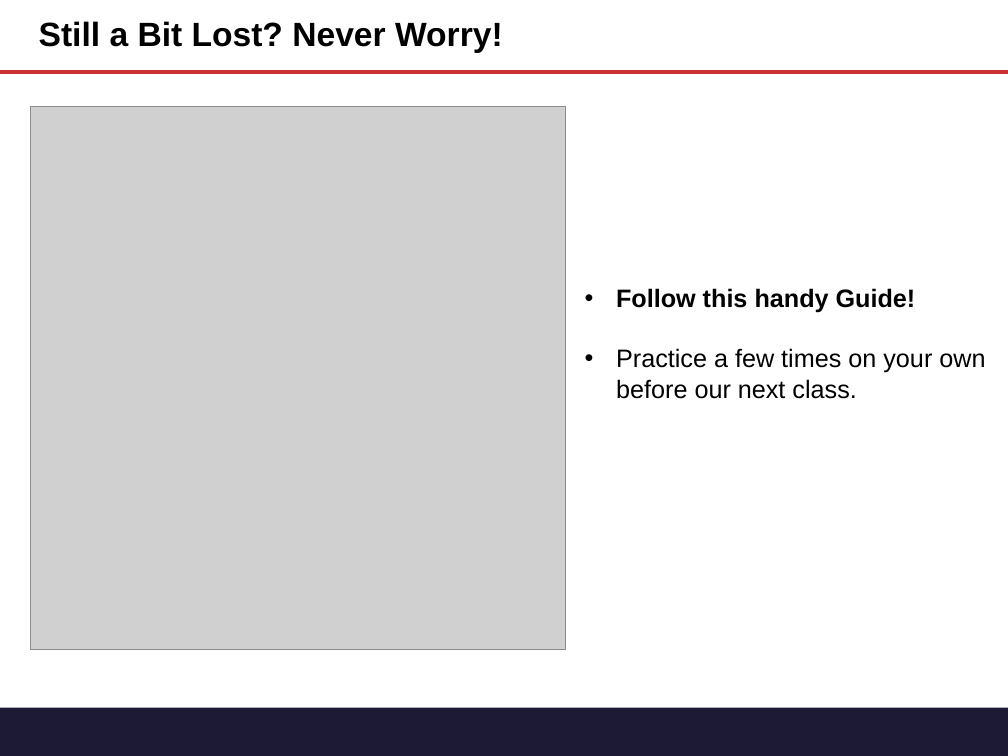
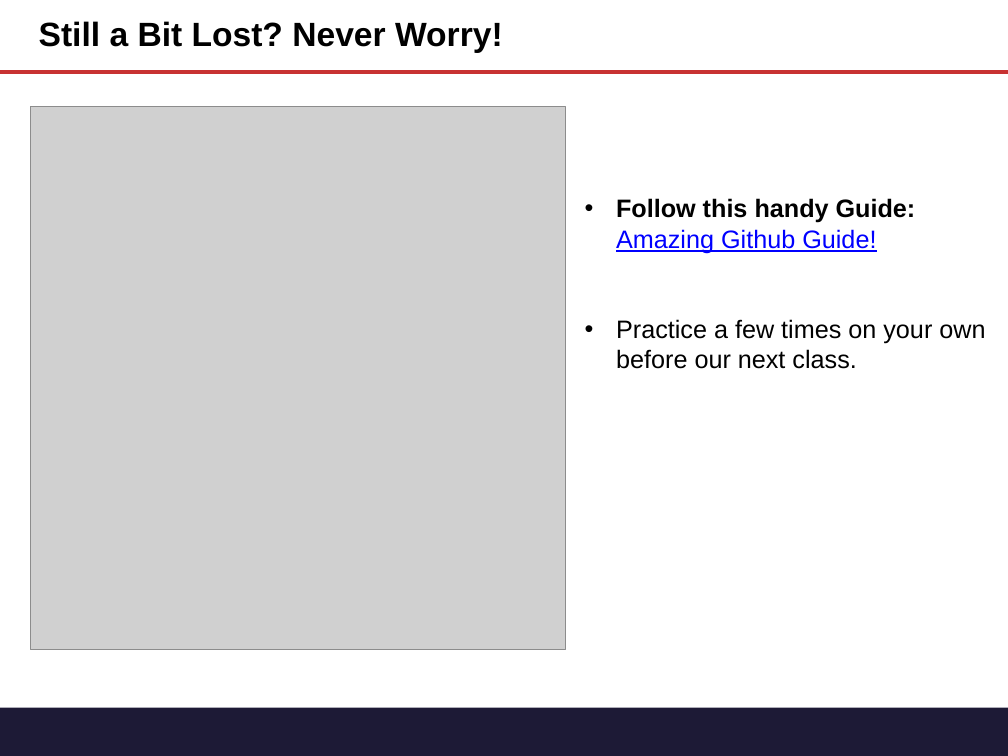
Before and after one commit to CourtneyDM/smu-class-repo, a slide deck: slide 41 of 02-lesson-plans/part-time/01-Week/02-Day/Slide-Shows/Gitn_Pro_HTML_CSS.pptx. Drawn at 1008x756 pixels with LibreOffice and Linux fonts; fonts in the diff are those of the drawing; grey boxes stand for pictures. Boxes give left, top, right and bottom in pixels: in the first picture for what was removed or moved away, otherwise in the second. Text is boxed around its words. In the diff, an @@ line names an element or a change of style, - is before the commit and + after.

```diff
--- a/02-lesson-plans/part-time/01-Week/02-Day/Slide-Shows/Gitn_Pro_HTML_CSS.pptx
+++ b/02-lesson-plans/part-time/01-Week/02-Day/Slide-Shows/Gitn_Pro_HTML_CSS.pptx
@@ text "Follow this handy Guide: Amazing ...": place and size @@
-text "Follow this handy Guide: Amazing ..." at [616,288,985,399]
+text "Follow this handy Guide: Amazing ..." at [616,198,985,369]
@@ text at [616,198,916,253]: text changed @@
-• Follow this handy Guide!
+• Follow this handy Guide:
+  Amazing Github Guide!
```
Also in this commit, not shown: 2 other slides changed, 1 other file.
